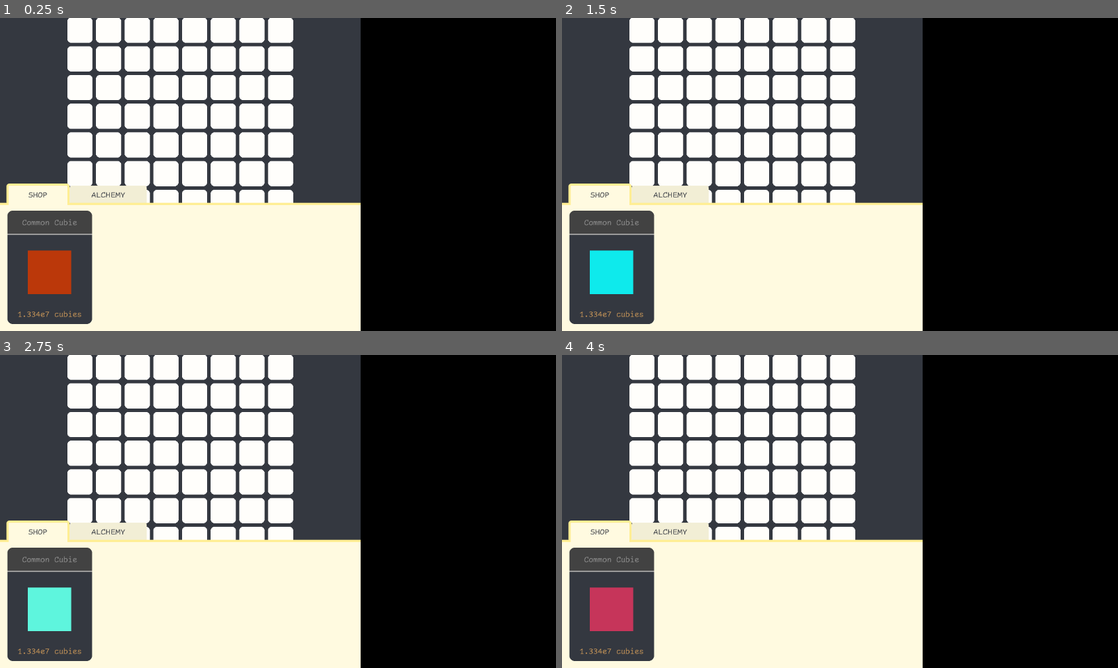
Above: before the commit, frames 1-4 (two rows, left to right).
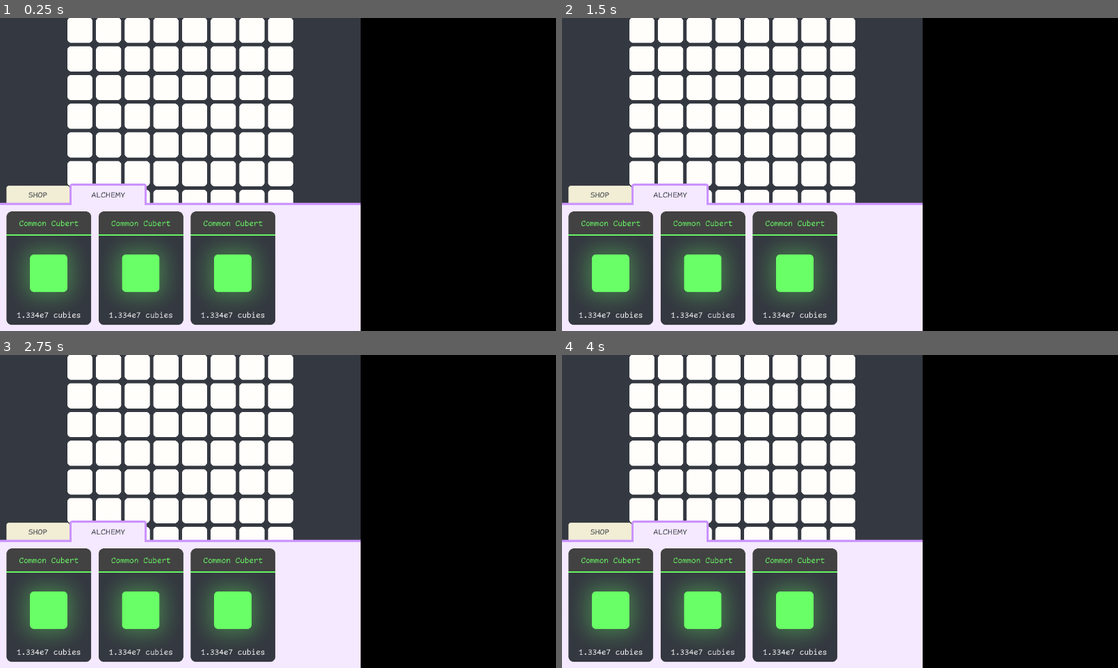
Above: after the commit, the same moments.

Repository: Logikable/GMTK2024
Game: Godot game, scene res://scenes/game.tscn
Two runs of this game, one before a commit and one after it. Both use one fixed random seed, a clock stepped at 60 frames per second and the inputs below.
Inputs:
- Up to frame 1 (0.25 s): no input
- Up to frame 2 (1.5 s): no input
- Up to frame 3 (2.75 s): no input
- Up to frame 4 (4 s): no input

The runs differ from the first frame. In frame 1, 24% of the frame differs, in the area x 0-65%, y 52-100%; in frame 2, 24%; in frame 3, 24%; in frame 4, 24%.

Commit message:
Add glow cube assets

Diff:
--- a/scenes/2dcubie.tscn
+++ b/scenes/2dcubie.tscn
@@ -3,10 +3,10 @@
 [ext_resource type="Script" path="res://scripts/2dcubie.gd" id="1_t058s"]
 
 [sub_resource type="StyleBoxFlat" id="StyleBoxFlat_atcyl"]
-corner_radius_top_left = 75
-corner_radius_top_right = 75
-corner_radius_bottom_right = 75
-corner_radius_bottom_left = 75
+corner_radius_top_left = 50
+corner_radius_top_right = 50
+corner_radius_bottom_right = 50
+corner_radius_bottom_left = 50
 
 [node name="2DCubie" type="Panel"]
 offset_right = 500.0
--- a/scenes/card.tscn
+++ b/scenes/card.tscn
@@ -1,8 +1,9 @@
-[gd_scene load_steps=9 format=3 uid="uid://b0rv4c1oc7yrc"]
+[gd_scene load_steps=10 format=3 uid="uid://b0rv4c1oc7yrc"]
 
 [ext_resource type="PackedScene" uid="uid://cpklnuogag7tt" path="res://scenes/2dcubie.tscn" id="1_akfou"]
 [ext_resource type="Script" path="res://scenes/card.gd" id="1_c2cb0"]
 [ext_resource type="FontFile" uid="uid://c48agdebe6v1w" path="res://fonts/ComicCodeLigaturesNFFixed-Regular.ttf" id="1_jxgn6"]
+[ext_resource type="Texture2D" uid="uid://btk4rywc3ymm2" path="res://assets/5Ijg6wc.png" id="3_ms6wg"]
 
 [sub_resource type="StyleBoxFlat" id="StyleBoxFlat_7jpu8"]
 bg_color = Color(0.203922, 0.219608, 0.25098, 1)
@@ -16,14 +17,14 @@
 
 [sub_resource type="LabelSettings" id="LabelSettings_c7b5f"]
 font_size = 34
-font_color = Color(0.6, 0.6, 0.6, 1)
+font_color = Color(0.411765, 1, 0.4, 1)
 
 [sub_resource type="StyleBoxFlat" id="StyleBoxFlat_0cd0n"]
+bg_color = Color(0.411765, 1, 0.4, 1)
 
 [sub_resource type="LabelSettings" id="LabelSettings_m6twy"]
 font = ExtResource("1_jxgn6")
 font_size = 34
-font_color = Color(0.840541, 0.624237, 0.354389, 1)
 
 [node name="Card" type="Control"]
 layout_mode = 3
@@ -47,13 +48,26 @@
 anchor_top = 0.5
 anchor_right = 0.5
 anchor_bottom = 0.5
-offset_left = -101.0
-offset_top = -133.0
-offset_right = 399.0
-offset_bottom = 367.0
+offset_left = -87.0
+offset_top = -119.0
+offset_right = 343.0
+offset_bottom = 311.0
 grow_horizontal = 2
 grow_vertical = 2
 scale = Vector2(0.4, 0.4)
+
+[node name="TextureRect" type="TextureRect" parent="BG/Panel/2DCubie"]
+layout_mode = 1
+anchors_preset = 15
+anchor_right = 1.0
+anchor_bottom = 1.0
+offset_left = -325.0
+offset_top = -325.0
+offset_right = 325.0
+offset_bottom = 325.0
+grow_horizontal = 2
+grow_vertical = 2
+texture = ExtResource("3_ms6wg")
 
 [node name="Header" type="MarginContainer" parent="."]
 layout_mode = 0
@@ -69,7 +83,7 @@
 size_flags_horizontal = 4
 theme_override_fonts/font = ExtResource("1_jxgn6")
 theme_override_font_sizes/font_size = 34
-text = "Common Cubie"
+text = "Common Cubert"
 label_settings = SubResource("LabelSettings_c7b5f")
 
 [node name="Panel" type="Panel" parent="."]
--- a/scenes/game.tscn
+++ b/scenes/game.tscn
@@ -122,45 +122,14 @@
 theme_override_styles/tab_selected = SubResource("StyleBoxFlat_57o7h")
 theme_override_styles/tab_hovered = SubResource("StyleBoxFlat_gcun3")
 theme_override_styles/tab_unselected = SubResource("StyleBoxFlat_iyq20")
-current_tab = 0
+current_tab = 1
 tab_focus_mode = 0
 script = ExtResource("4_c2n2o")
 
 [node name="SHOP" type="Control" parent="LeftNode/Menu"]
+visible = false
 layout_mode = 2
 metadata/_tab_index = 0
-
-[node name="Cards" type="HBoxContainer" parent="LeftNode/Menu/SHOP"]
-layout_mode = 1
-anchors_preset = 15
-anchor_right = 1.0
-anchor_bottom = 1.0
-grow_horizontal = 2
-grow_vertical = 2
-theme_override_constants/separation = 17
-
-[node name="DummyNode" type="Control" parent="LeftNode/Menu/SHOP/Cards"]
-layout_mode = 2
-
-[node name="CardNode" type="Control" parent="LeftNode/Menu/SHOP/Cards"]
-custom_minimum_size = Vector2(250, 300)
-layout_mode = 2
-size_flags_horizontal = 3
-size_flags_vertical = 4
-
-[node name="Card" parent="LeftNode/Menu/SHOP/Cards/CardNode" instance=ExtResource("2_ehw0x")]
-custom_minimum_size = Vector2(300, 500)
-layout_mode = 1
-anchors_preset = -1
-anchor_top = 0.06
-anchor_right = 0.241082
-anchor_bottom = 0.935
-offset_right = 196.0
-offset_bottom = 262.5
-grow_horizontal = 2
-grow_vertical = 2
-scale = Vector2(0.5, 0.5)
-metadata/_edit_use_anchors_ = true
 
 [node name="HideBorderPanelShop" type="Panel" parent="LeftNode/Menu/SHOP"]
 unique_name_in_owner = true
@@ -172,7 +141,6 @@
 theme_override_styles/panel = SubResource("StyleBoxFlat_d7m7w")
 
 [node name="ALCHEMY" type="Control" parent="LeftNode/Menu"]
-visible = false
 layout_mode = 2
 metadata/_tab_index = 1
 
@@ -185,17 +153,107 @@
 offset_bottom = 2.0
 theme_override_styles/panel = SubResource("StyleBoxFlat_0isn0")
 
-[node name="RightNode" type="Control" parent="."]
-anchors_preset = 0
-offset_left = 830.0
-offset_right = 1280.0
-offset_bottom = 720.0
-
-[node name="PanelContainer" type="PanelContainer" parent="RightNode"]
+[node name="Cards" type="HBoxContainer" parent="LeftNode/Menu/ALCHEMY"]
 layout_mode = 1
 anchors_preset = 15
 anchor_right = 1.0
 anchor_bottom = 1.0
+offset_top = 39.0
+offset_right = 267.0
+offset_bottom = 339.0
+grow_horizontal = 2
+grow_vertical = 2
+theme_override_constants/separation = 17
+
+[node name="DummyNode" type="Control" parent="LeftNode/Menu/ALCHEMY/Cards"]
+layout_mode = 2
+size_flags_horizontal = 0
+size_flags_vertical = 0
+
+[node name="CardNode2" type="Control" parent="LeftNode/Menu/ALCHEMY/Cards/DummyNode"]
+custom_minimum_size = Vector2(250, 300)
+layout_mode = 2
+anchors_preset = 0
+offset_left = 17.0
+offset_right = 267.0
+offset_bottom = 300.0
+size_flags_horizontal = 2
+size_flags_vertical = 0
+
+[node name="Card" parent="LeftNode/Menu/ALCHEMY/Cards/DummyNode/CardNode2" instance=ExtResource("2_ehw0x")]
+custom_minimum_size = Vector2(300, 500)
+layout_mode = 1
+anchors_preset = -1
+anchor_left = -0.008
+anchor_top = -0.08
+anchor_right = 0.772
+anchor_bottom = 0.79
+offset_right = 195.0
+offset_bottom = 261.0
+grow_horizontal = 2
+grow_vertical = 2
+scale = Vector2(0.5, 0.5)
+metadata/_edit_use_anchors_ = true
+
+[node name="CardNode" type="Control" parent="LeftNode/Menu/ALCHEMY/Cards/DummyNode"]
+custom_minimum_size = Vector2(250, 300)
+layout_mode = 3
+anchors_preset = 0
+size_flags_horizontal = 2
+size_flags_vertical = 0
+
+[node name="Card" parent="LeftNode/Menu/ALCHEMY/Cards/DummyNode/CardNode" instance=ExtResource("2_ehw0x")]
+custom_minimum_size = Vector2(300, 500)
+layout_mode = 1
+anchors_preset = -1
+anchor_left = 0.908
+anchor_top = -0.08
+anchor_right = 1.688
+anchor_bottom = 0.79
+offset_right = 195.0
+offset_bottom = 261.0
+grow_horizontal = 2
+grow_vertical = 2
+scale = Vector2(0.5, 0.5)
+metadata/_edit_use_anchors_ = true
+
+[node name="CardNode" type="Control" parent="LeftNode/Menu/ALCHEMY/Cards/DummyNode/CardNode"]
+custom_minimum_size = Vector2(250, 300)
+layout_mode = 3
+anchors_preset = 0
+offset_left = 195.0
+offset_top = 1.0
+offset_right = 445.0
+offset_bottom = 301.0
+size_flags_horizontal = 2
+size_flags_vertical = 0
+
+[node name="Card" parent="LeftNode/Menu/ALCHEMY/Cards/DummyNode/CardNode/CardNode" instance=ExtResource("2_ehw0x")]
+custom_minimum_size = Vector2(300, 500)
+layout_mode = 1
+anchors_preset = -1
+anchor_left = 0.976
+anchor_top = -0.0833333
+anchor_right = 1.756
+anchor_bottom = 0.786667
+offset_right = 195.0
+offset_bottom = 261.0
+grow_horizontal = 2
+grow_vertical = 2
+scale = Vector2(0.5, 0.5)
+metadata/_edit_use_anchors_ = true
+
+[node name="RightNode" type="Control" parent="."]
+anchors_preset = 0
+offset_left = 830.0
+offset_right = 1280.0
+offset_bottom = 720.0
+
+[node name="PanelContainer" type="PanelContainer" parent="RightNode"]
+layout_mode = 1
+anchors_preset = 15
+anchor_right = 1.0
+anchor_bottom = 1.0
 grow_horizontal = 2
 grow_vertical = 2
 theme_override_styles/panel = SubResource("StyleBoxFlat_88470")
--- a/scripts/2dcubie.gd
+++ b/scripts/2dcubie.gd
@@ -11,6 +11,7 @@
 
 # Called every frame. 'delta' is the elapsed time since the previous frame.
 func _process(delta: float) -> void:
-  var stylebox = StyleBoxFlat.new()
-  stylebox.bg_color = Color(rng.randf(), rng.randf(), rng.randf(), 1.0)
-  add_theme_stylebox_override("panel", stylebox)
+  pass
+  #var stylebox = StyleBoxFlat.new()
+  #stylebox.bg_color = Color(rng.randf(), rng.randf(), rng.randf(), 1.0)
+  #add_theme_stylebox_override("panel", stylebox)
Binary file added: assets/2jAEXOC.png
Not shown, added: assets/2jAEXOC.png.import
Binary file added: assets/5Ijg6wc.png
Not shown, added: assets/5Ijg6wc.png.import
Binary file added: assets/A4hYt9F.png
Not shown, added: assets/A4hYt9F.png.import
Binary file added: assets/AGiIs44.png
Not shown, added: assets/AGiIs44.png.import
Binary file added: assets/wsRqG7L.png
Not shown, added: assets/wsRqG7L.png.import
